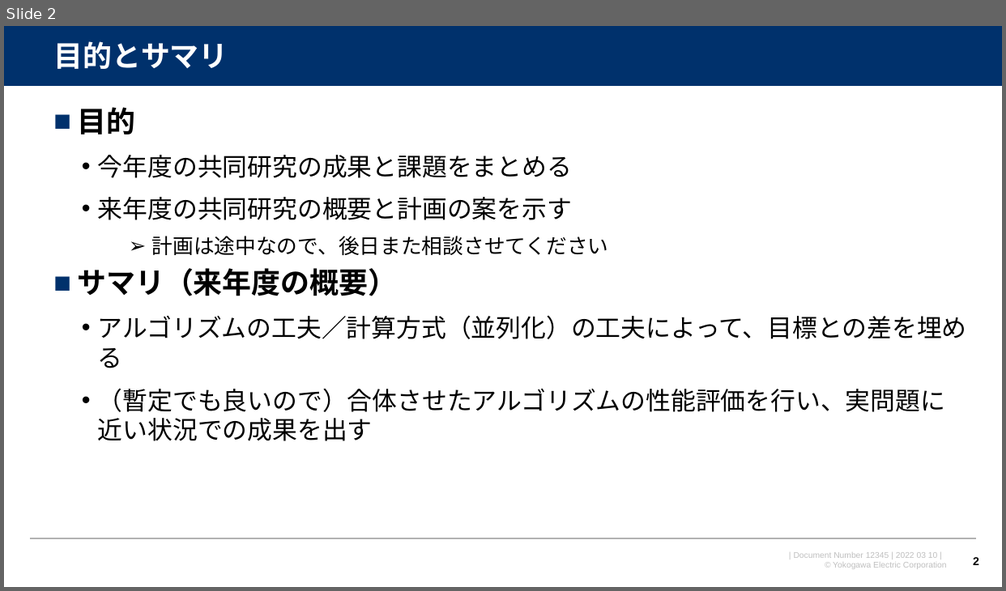
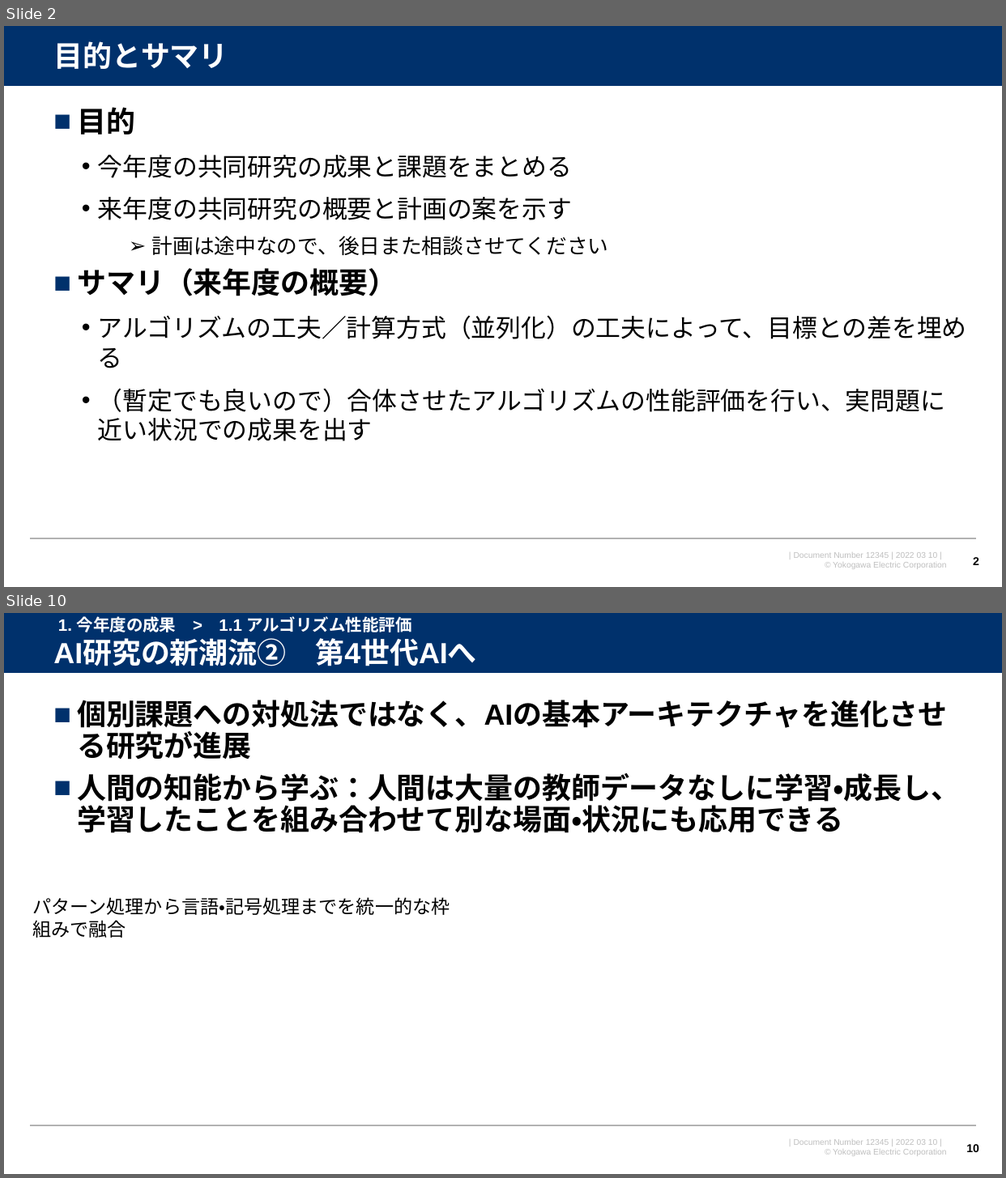
Before and after one commit to watarukumagai-git/opt, a slide deck: MMW/220310_MMW_kumagai_rev.0.pptx. Shown one above the other, each under a label of ours: slide 2 before the commit, slides 2 and 10 after it; the slides between them are not shown. The pictures are 1006x591 and 1006x1178 pixels, drawn with LibreOffice and Linux fonts; fonts in the diff are those of the drawing; background and template pictures are left out. Boxes give left, top, right and bottom in pixels: in the first picture for what was removed or moved away, otherwise in the second. Text is boxed around its words. In the diff, an @@ line names an element or a change of style, - is before the commit and + after.

```diff
--- a/MMW/220310_MMW_kumagai_rev.0.pptx
+++ b/MMW/220310_MMW_kumagai_rev.0.pptx
@@ slide 10 added at bbox=[4, 613, 1002, 1174], background #FFFFFF; not listed: 4 template elements that a slide beside it also shows @@
@@ text added at bbox=[58, 616, 412, 632], 16 pt, text #FFFFFF, bold @@
+1. 今年度の成果 > 1.1 アルゴリズム性能評価
@@ title added at bbox=[53, 638, 476, 666], 28 pt, text #FFFFFF, bold @@
+AI研究の新潮流② 第4世代AIへ
@@ text added at bbox=[77, 700, 960, 833], 28 pt, text #000000, bold @@
+■ 個別課題への対処法ではなく、AIの基本アーキテクチャを進化させる研究が進展
+■ 人間の知能から学ぶ：人間は大量の教師データなしに学習・成長し、学習したことを組み合わせて別な場面・状況にも応用できる
@@ text added at bbox=[33, 897, 450, 938], 18 pt, text #000000 @@
+パターン処理から言語・記号処理までを統一的な枠組みで融合
@@ page number added at bbox=[966, 1144, 979, 1152], 11 pt, text #000000, bold @@
+10
```
Also in this commit, not shown: 6 slides changed, 9 other slides added, 12 slides removed.
